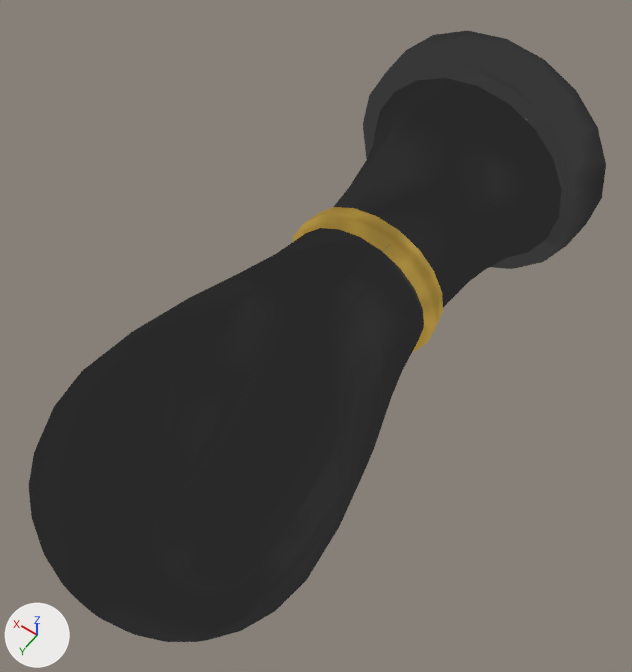
The glTF model arts/meshes/castle_canon.glb, before and after one commit.
The view is the same before and after, from a camera (50 mm lens) standing at (-15.6, 12.4, 34.7) and looking at (0.1, -9.6, 0.2). Arrows for +X, +Y and +Z are at lower left; the lights stay in place.

The older version as bpy lines, for what is in view:
```python
mat_m_canon = bpy.data.materials.new('M_canon')
mat_m_canon.use_nodes = True; mat_m_canon.node_tree.nodes.clear()
_N = mat_m_canon.node_tree.nodes; _L = mat_m_canon.node_tree.links
n0 = _N.new('ShaderNodeEmission'); n0.name = 'Emission'
n1 = _N.new('ShaderNodeLightPath'); n1.name = 'Light Path'
n2 = _N.new('ShaderNodeBsdfTransparent'); n2.name = 'Transparent BSDF'
n3 = _N.new('ShaderNodeMixShader'); n3.name = 'Mix Shader'
n4 = _N.new('ShaderNodeOutputMaterial'); n4.name = 'Material Output'
n5 = _N.new('ShaderNodeTexImage'); n5.name = 'Image Texture'
n5.image = img_canon_basecolor
_L.new(n1.outputs[0], n3.inputs[0])  # 'Is Camera Ray' to 'Factor'
_L.new(n2.outputs[0], n3.inputs[1])  # 'BSDF' to 'Shader'
_L.new(n0.outputs[0], n3.inputs[2])  # 'Emission' to 'Shader'
_L.new(n3.outputs[0], n4.inputs[0])  # 'Shader' to 'Surface'
_L.new(n5.outputs[0], n0.inputs[0])  # 'Color' to 'Color'
me_sphere = bpy.data.meshes.new('Sphere')
me_sphere.from_pydata(...)  # 521 vertices, 1038 faces; spans x -7.4..7.4, y -27.2..7.0, z -7.0..7.9
me_sphere.materials.append(mat_m_canon)
ob_canon = bpy.data.objects.new('canon', me_sphere)
ob_canon.location = (0.0, 0.0, 0.0)
```
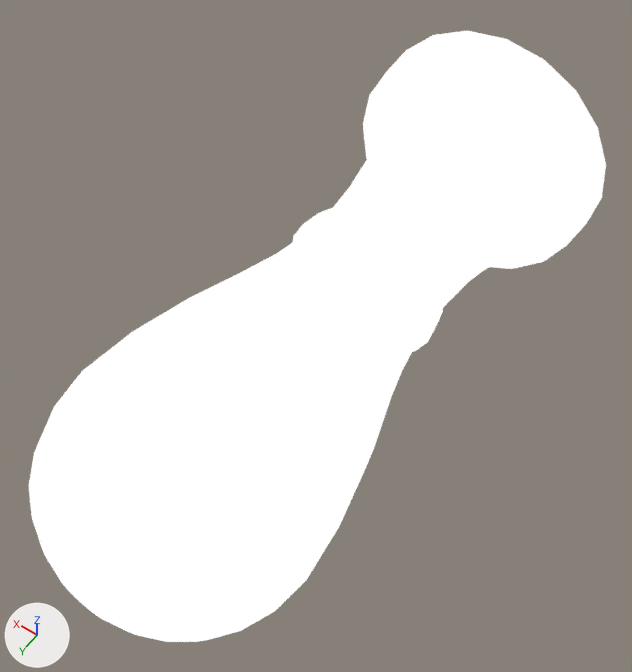
What changed in the scene script:
```text
Change mat_m_canon:
    remove n5 = _N.new('ShaderNodeTexImage'); n5.name = 'Image Texture'
    remove n5.image = img_canon_basecolor
    where n0 = _N.new('ShaderNodeEmission'); n0.name = 'Emission'
    remove _L.new(n5.outputs[0], n0.inputs[0])  # 'Color' to 'Color'
```

Location of each change, (x1, y1, x2, y2) in pixels of the pictures (632 x 672 px):
'canon', surface changed (black to white)
    both: (29, 31, 606, 642)
